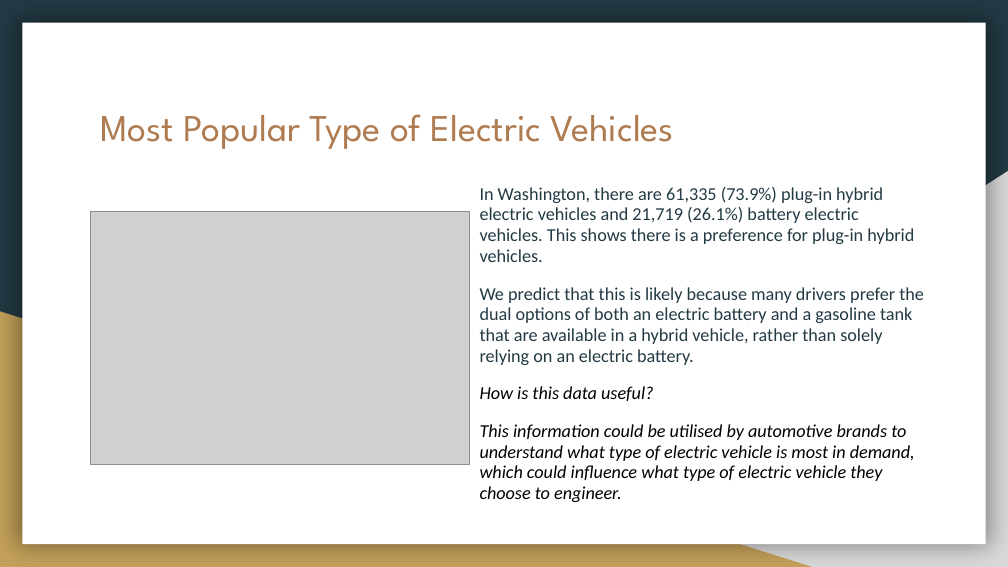
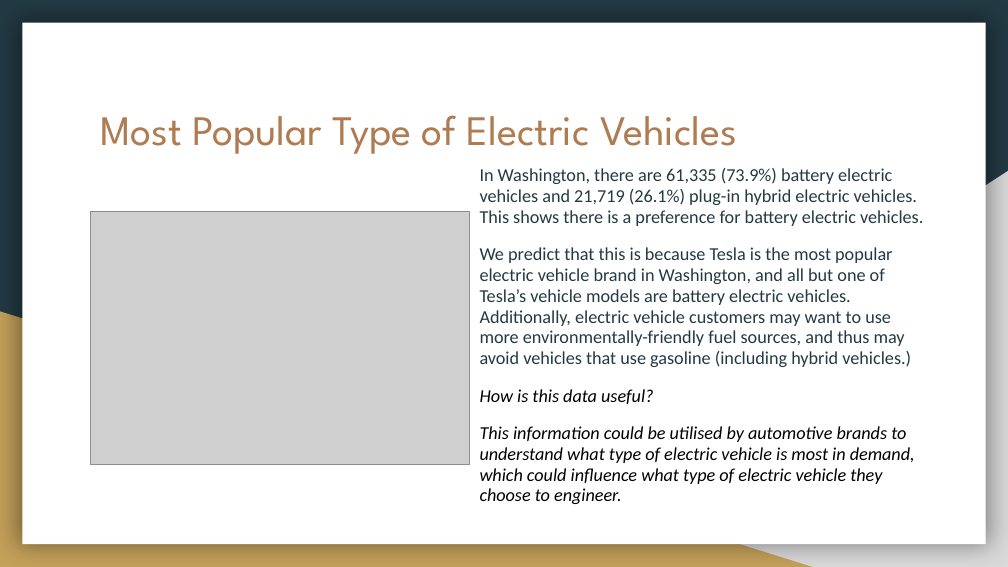
Before and after one commit to hayyyleywin/project-1, a slide deck: slide 10 of presentation/Presentation - Group 5.pptx. Drawn at 1008x567 pixels with LibreOffice and Linux fonts; fonts in the diff are those of the drawing; grey boxes stand for pictures. Boxes give left, top, right and bottom in pixels: in the first picture for what was removed or moved away, otherwise in the second. Text is boxed around its words. In the diff, an @@ line names an element or a change of style, - is before the commit and + after.

```diff
--- a/presentation/Presentation - Group 5.pptx
+++ b/presentation/Presentation - Group 5.pptx
@@ title "Most Popular Type of Electric ..." at (x1=100, y1=115, x2=737, y2=154): size 27 to 30 pt @@
@@ text "In Washington, there are 61,335 ..." moved from (x1=480, y1=187, x2=924, y2=502) to (x1=480, y1=168, x2=923, y2=504) @@
@@ text at (x1=480, y1=168, x2=923, y2=367): text changed @@
-In Washington, there are 61,335 (73.9%) plug-in hybrid electric vehicles and 21,719 (26.1%) battery electric vehicles. This shows there is a preference for plug-in hybrid vehicles.
-We predict that this is likely because many drivers prefer the dual options of both an electric battery and a gasoline tank that are available in a hybrid vehicle, rather than solely relying on an electric battery.
+In Washington, there are 61,335 (73.9%) battery electric vehicles and 21,719 (26.1%) plug-in hybrid electric vehicles. This shows there is a preference for battery electric vehicles.
+We predict that this is because Tesla is the most popular electric vehicle brand in Washington, and all but one of Tesla’s vehicle models are battery electric vehicles. Additionally, electric vehicle customers may want to use more environmentally-friendly fuel sources, and thus may avoid vehicles that use gasoline (including hybrid vehicles.)
```
Also in this commit, not shown: 5 other slides changed, 7 other files.
